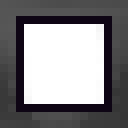
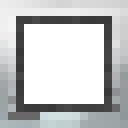
The second 128 x 128 image is a revision of the first. Changes to its layers:
painted on "Layer 3" over [16, 16, 112, 112]
renamed "Layer 4" to "Layer 5", blend color burn → normal, painted on it over [0, 0, 128, 128]
